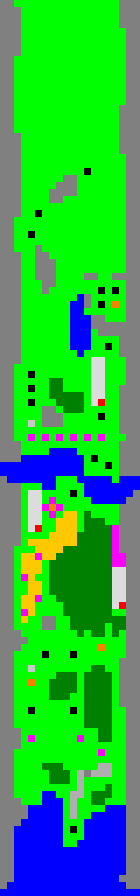
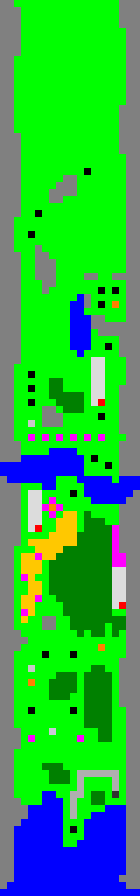
Layers edited between the first and the second 140 x 896 image:
painted on "enemies" over [49, 728, 119, 798]
painted on "midground" over [98, 763, 119, 798]
painted on "ground" over [105, 784, 112, 798]
